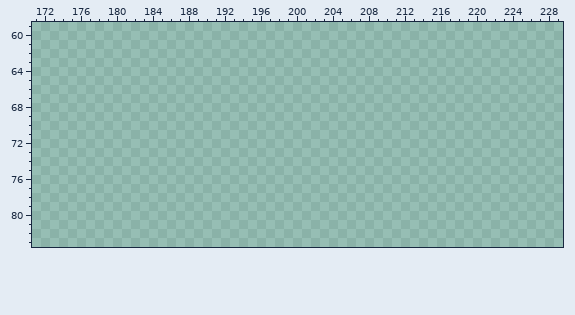
Pixel-art file, stored at art/surf/tilemap/surf_1.aseprite. This is how it looked before the edit.
256x256 pixels, 1 frame. Colours within 5 levels of each other are drawn and written as one. Shown: x 171..229, y 59..83.
Palette (. is transparent): 
The result:
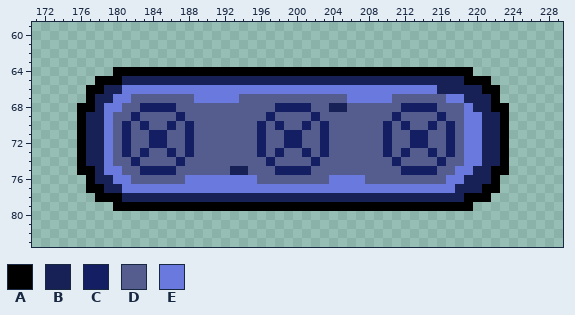
Colours new in this view: A #000000  B #182155  C #141f63  D #555d8e  E #6979de
Difference:
y 64: x 180..219 ........................................ -> AAAAAAAAAAAAAAAAAAAAAAAAAAAAAAAAAAAAAAAA
y 65: x 178..221 ............................................ -> AAABBBBBBBBBBBBBBBBBBBBBBBBBBBBBBBBBBBBBBAAA
y 66: x 177..222 .............................................. -> AABBEEEEEEEEEEEEEEEEEEEEEEEEEEEEEEEEEEEBBBBBAA
y 67: x 177..222 .............................................. -> ABBEEDDDDDDDEEEEEDDDDDDDDDDDDEEEEEDDDDDDEEBBBA
y 68: x 176..223 ................................................ -> AABEEDDCCCCDDDDDDDDDDDCCCCDDBBDDDDDDCCCCDDDEBBAA
y 69: x 176..223 ................................................ -> ABBEDDCDDDDCDDDDDDDDDCDDDDCDDDDDDDDCDDDDCDDEEBBA
y 70: x 176..223 ................................................ -> ABBEDCDCDDCDCDDDDDDDCDCDDCDCDDDDDDCDCDDCDCDEEBBA
y 71..72: x 176..223 ................................................ -> ABBEDCDDCCDDCDDDDDDDCDDCCDDCDDDDDDCDDCCDDCDEEBBA
y 73: x 176..223 ................................................ -> ABBEDCDCDDCDCDDDDDDDCDCDDCDCDDDDDDCDCDDCDCDEEBBA
y 74: x 176..223 ................................................ -> ABBEDDCDDDDCDDDDDDDDDCDDDDCDDDDDDDDCDDDDCDDEEBBA
y 75: x 176..223 ................................................ -> AABEEDDCCCCDDDDDDBBDDDCCCCDDDDDDDDDDCCCCDDEEBBAA
y 76: x 177..222 .............................................. -> ABBEEDDDDDDEEEEEEEEDDDDDDDDEEEEDDDDDDDDDEEBBBA
y 77: x 177..222 .............................................. -> AABBEEEEEEEEEEEEEEEEEEEEEEEEEEEEEEEEEEEEEBBBAA
y 78: x 178..221 ............................................ -> AAABBBBBBBBBBBBBBBBBBBBBBBBBBBBBBBBBBBBBBAAA
y 79: x 180..219 ........................................ -> AAAAAAAAAAAAAAAAAAAAAAAAAAAAAAAAAAAAAAAA
Changed places in both pictures, as pixel boxes (x1, y1, x2, y2):
added: (77, 67, 509, 211)
